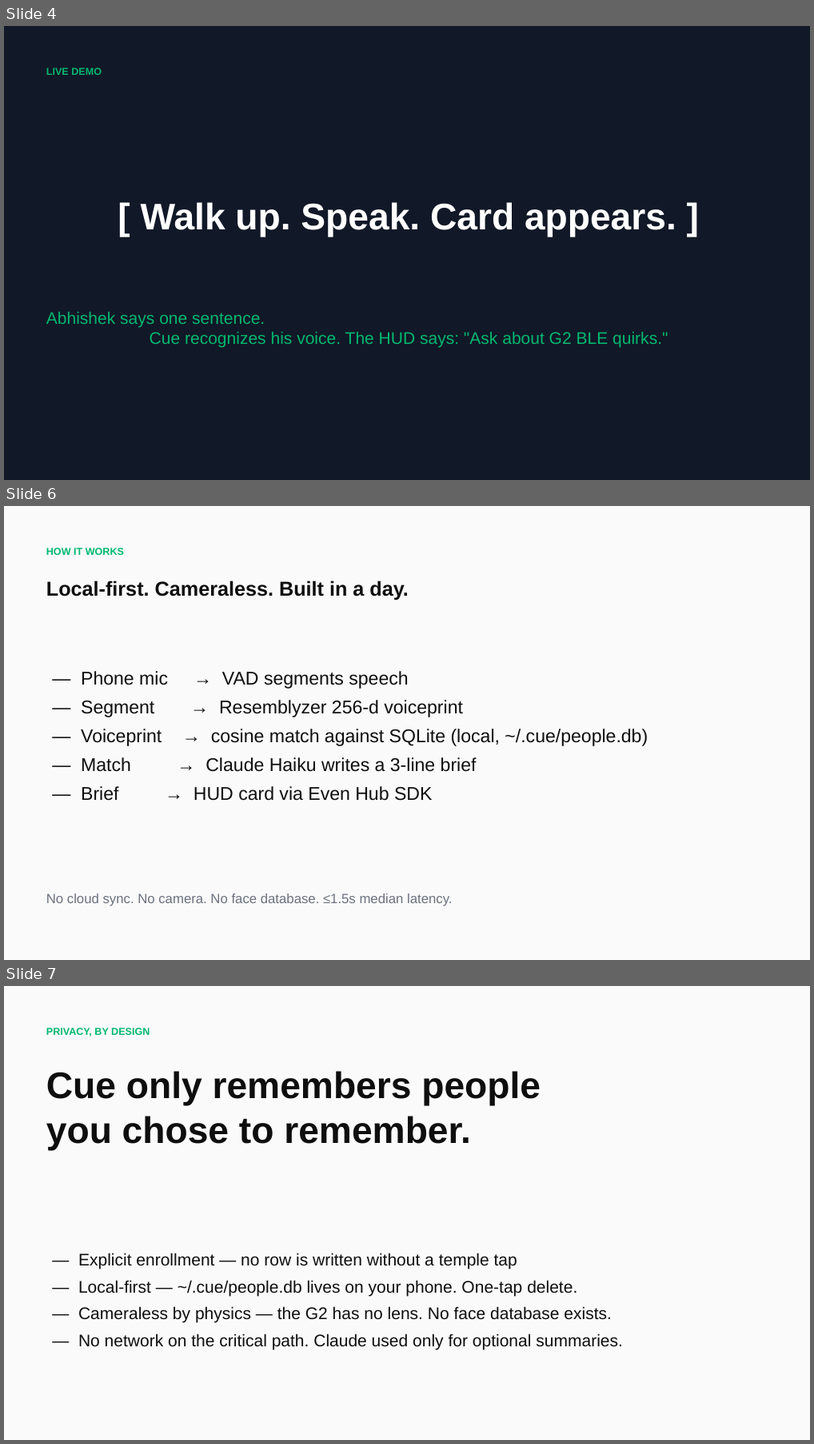
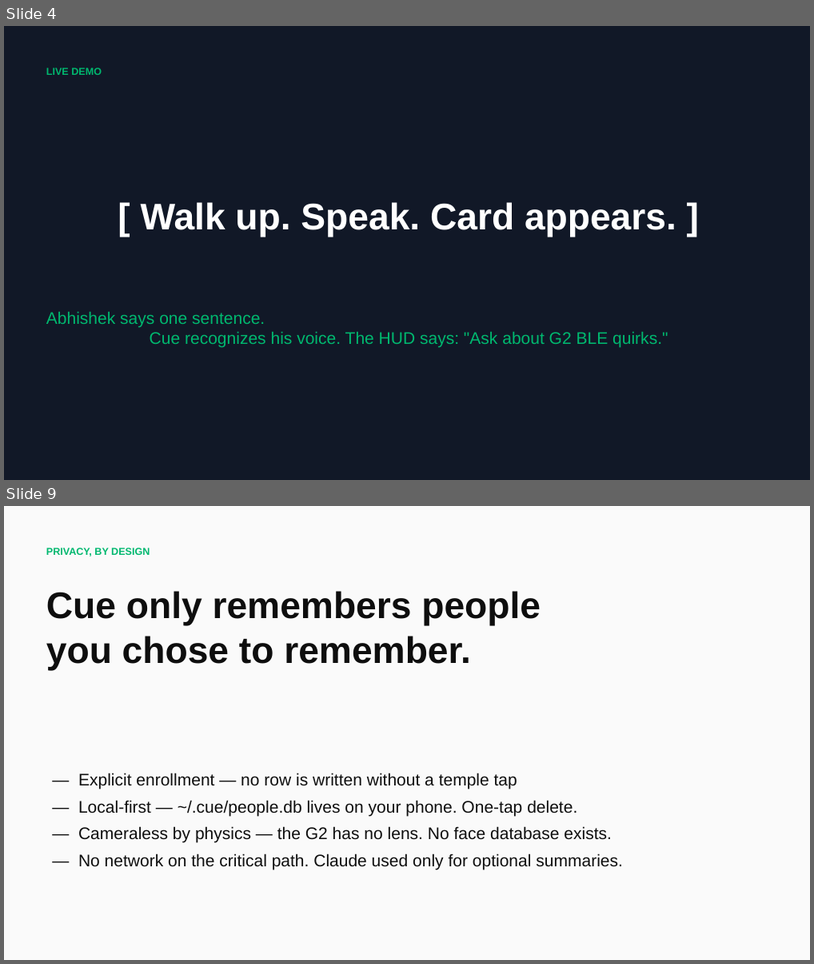
Before and after one commit to abhishekj720/Cue-evenRealitiesG2, a slide deck: docs/Cue-Pitch.pptx. Shown one above the other, each under a label of ours: slides 4, 6 and 7 before the commit, slides 4 and 9 after it; the slides between them are not shown. The pictures are 814x1444 and 814x964 pixels, drawn with LibreOffice and Linux fonts; fonts in the diff are those of the drawing. Boxes give left, top, right and bottom in pixels: in the first picture for what was removed or moved away, otherwise in the second. Text is boxed around its words. In the diff, an @@ line names an element or a change of style, - is before the commit and + after.

```diff
--- a/docs/Cue-Pitch.pptx
+++ b/docs/Cue-Pitch.pptx
@@ slide 6 removed at (4,506,810,960), background #FAFAFA @@
@@ text removed at (46,548,124,555) @@
-HOW IT WORKS
@@ text removed at (46,580,409,600) @@
-Local-first. Cameraless. Built in a day.
@@ text removed at (81,671,648,800) @@
-— Phone mic → VAD segments speech
-— Segment → Resemblyzer 256-d voiceprint
-— Voiceprint → cosine match against SQLite (local, ~/.cue/people.db)
-— Match → Claude Haiku writes a 3-line brief
-— Brief → HUD card via Even Hub SDK
@@ text removed at (46,893,452,906) @@
-No cloud sync. No camera. No face database. ≤1.5s median latency.
@@ what was slide 7 is now slide 9 @@
```
Also in this commit, not shown: 1 slide changed, 3 slides added, 16 other files.
